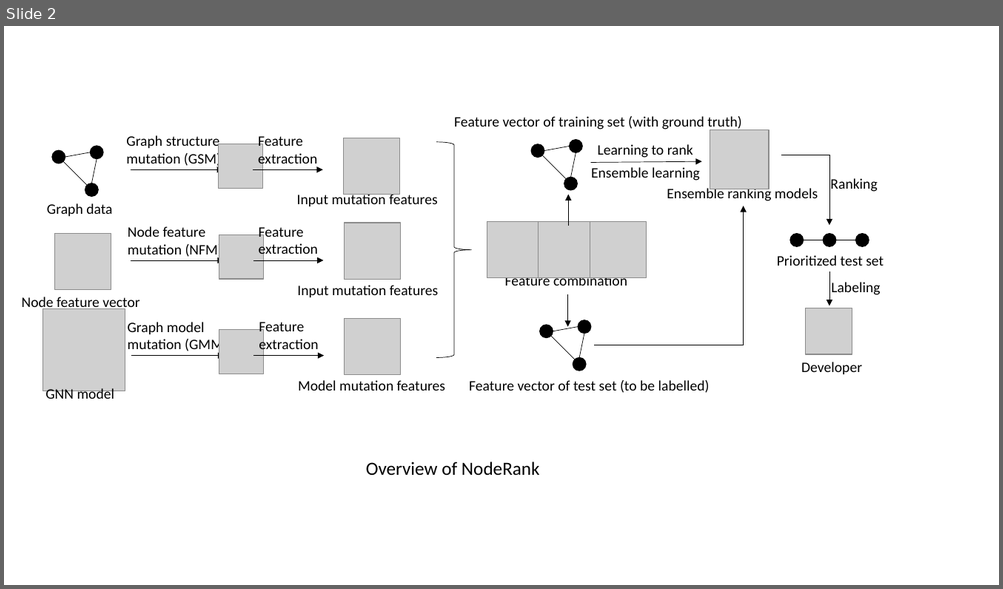
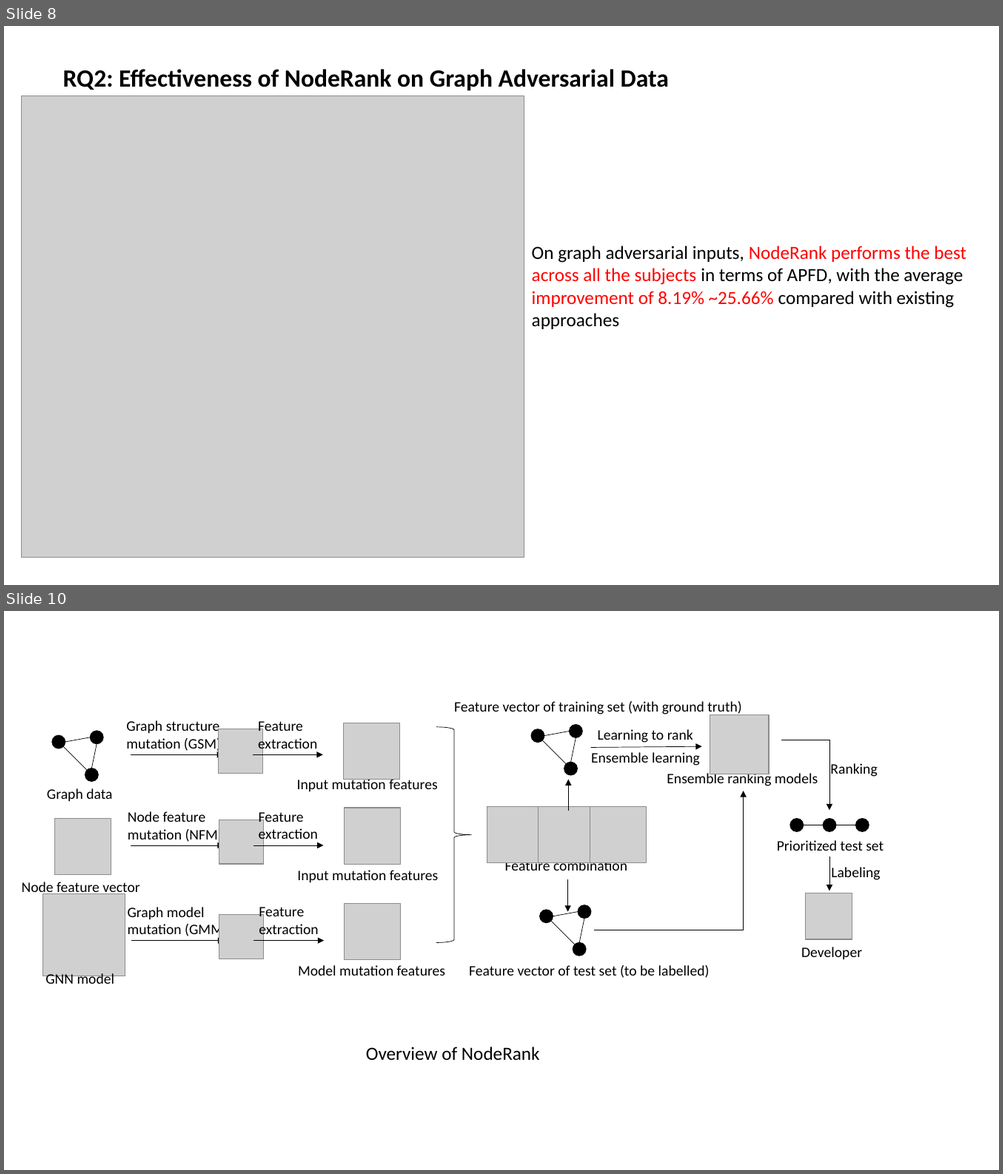
Before and after one commit to yinghuali/NodeRank, a slide deck: NodeRank.pptx. Shown one above the other, each under a label of ours: slide 2 before the commit, slides 8 and 10 after it; the slides between them are not shown. The pictures are 1003x589 and 1003x1174 pixels, drawn with LibreOffice and Linux fonts; fonts in the diff are those of the drawing; grey boxes stand for pictures. Boxes give left, top, right and bottom in pixels: in the first picture for what was removed or moved away, otherwise in the second. Text is boxed around its words. In the diff, an @@ line names an element or a change of style, - is before the commit and + after.

```diff
--- a/NodeRank.pptx
+++ b/NodeRank.pptx
@@ slide 8 added at (x1=4, y1=26, x2=999, y2=585), background #FFFFFF @@
@@ text added at (x1=63, y1=69, x2=669, y2=91), 24 pt, text #000000, bold @@
+RQ2: Effectiveness of NodeRank on Graph Adversarial Data
@@ picture added at (x1=21, y1=96, x2=524, y2=557) @@
@@ text added at (x1=532, y1=246, x2=966, y2=329), 18 pt, text #000000 @@
+On graph adversarial inputs, NodeRank performs the best across all the subjects in terms of APFD, with the average improvement of 8.19% ~25.66% compared with existing approaches
@@ what was slide 2 is now slide 10 @@
```
Also in this commit, not shown: 8 other slides added.
